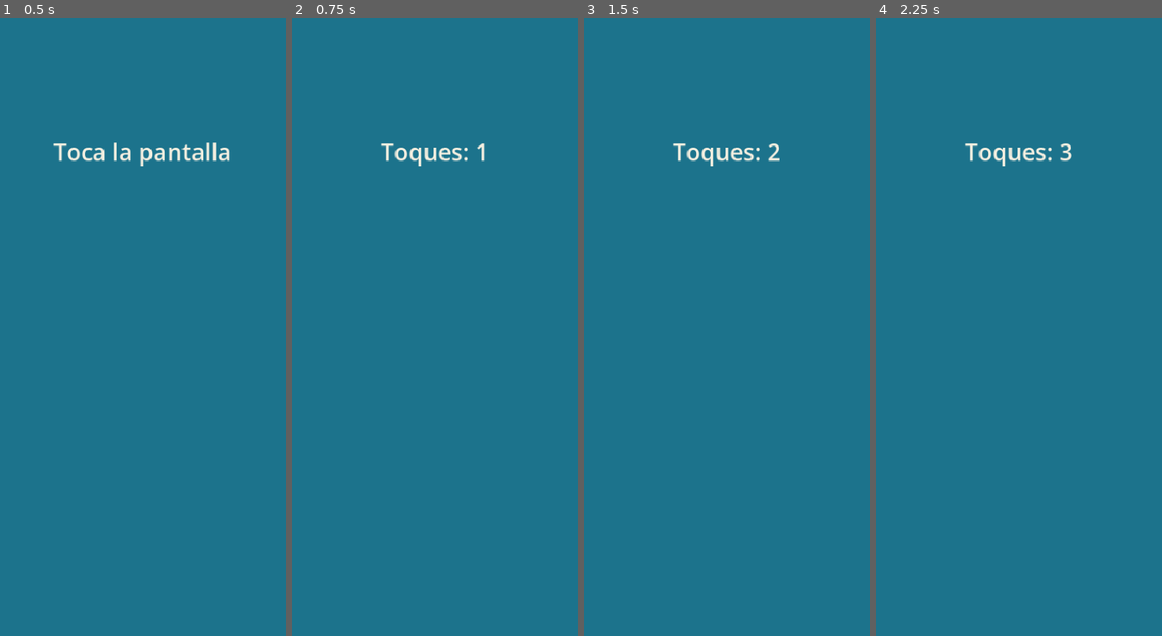
Above: before the commit, frames 1-4 (left to right).
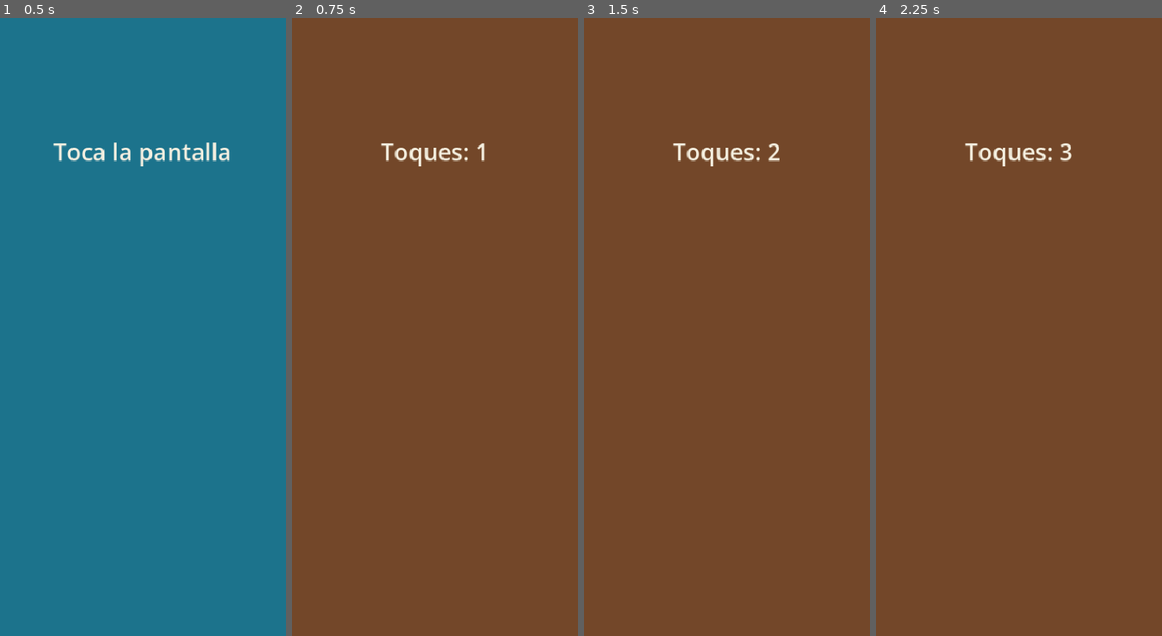
Above: after the commit, the same moments.

Repository: daniel-saezv/proto-lab
Game: Godot game, scene res://main.tscn
Two runs of this game, one before a commit and one after it. Both use one fixed random seed, a clock stepped at 60 frames per second and the inputs below.
Inputs (mouse positions are in pixels of both pictures, inside the frame that each line leads up to):
- Up to frame 1 (0.5 s): no input
- Up to frame 2 (0.75 s): tap Enter at 0.5 s; move the mouse to (497, 296) at 0.52 s; click (497, 296) at 0.67 s
- Up to frame 3 (1.5 s): tap Space at 1.25 s; move the mouse to (669, 357) at 1.27 s; click (669, 357) at 1.42 s
- Up to frame 4 (2.25 s): tap Enter at 2 s; move the mouse to (1047, 191) at 2.02 s; click (1047, 191) at 2.17 s

Frame 1 is identical in both runs. In frame 2, 100% of the frame differs, in the area x 0-100%, y 0-100%; in frame 3, 100%; in frame 4, 100%.

Commit message:
Corrige la sonda de arranque del export web
El motor ya pintaba, pero la señal dependía de eval y la CSP del laboratorio la bloquea. La nueva sonda espera a que Godot retire su capa de carga y compara el fotograma tras un toque.

Co-authored-by: Daniel Saez <daniel-saezv@users.noreply.github.com>

Diff:
--- a/medida/godot-minimo/main.gd
+++ b/medida/godot-minimo/main.gd
@@ -1,14 +1,9 @@
 extends Control
 
 var toques: int = 0
-
-func _ready() -> void:
-	if OS.has_feature("web"):
-		JavaScriptBridge.eval("window.__medidaLista = true")
 
 func _input(event: InputEvent) -> void:
 	if event is InputEventScreenTouch and event.pressed:
 		toques += 1
 		$Aviso.text = "Toques: %d" % toques
-		if OS.has_feature("web"):
-			JavaScriptBridge.eval("window.__medidaToques = %d" % toques)
+		$Fondo.color = Color(0.45, 0.28, 0.16, 1)
